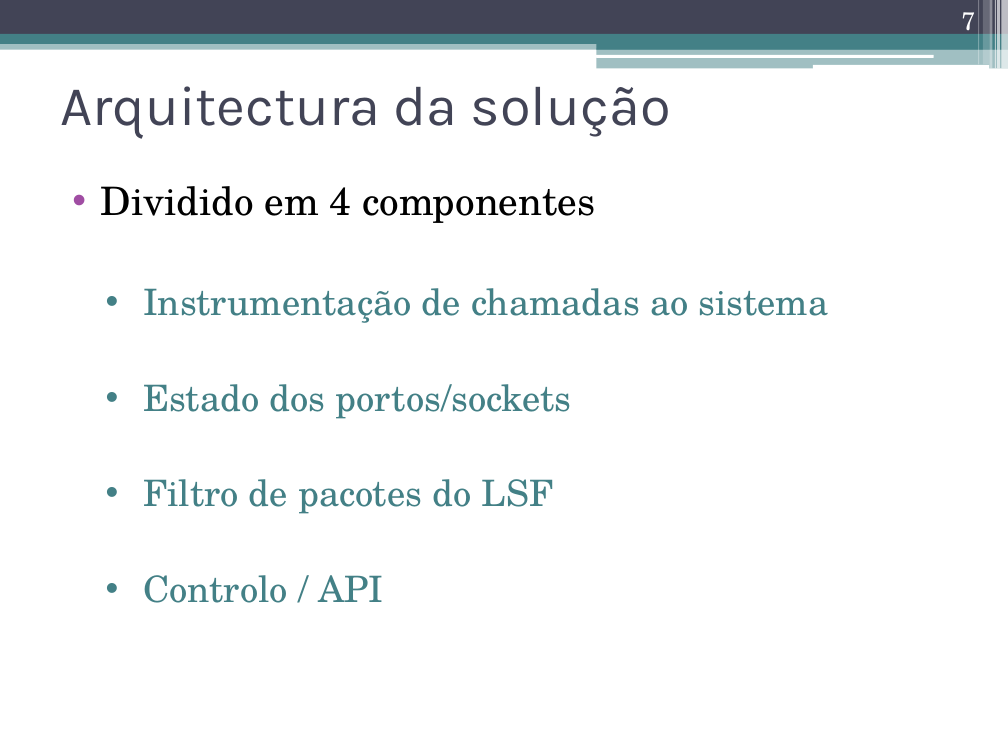
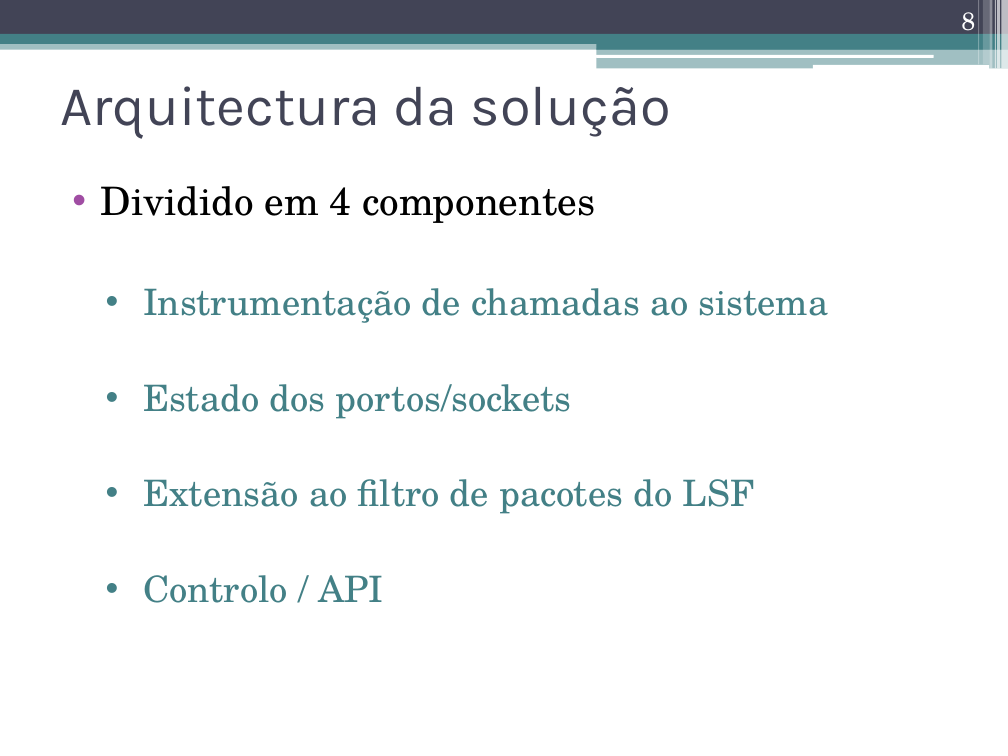
Before and after one commit to nunogmartins/cap_dissertation, a slide deck: slide 8 of doc/apresentacao_dissertacao.pptx (slide 7 before the commit). Drawn at 1008x756 pixels with LibreOffice and Linux fonts; fonts in the diff are those of the drawing. Boxes give left, top, right and bottom in pixels: in the first picture for what was removed or moved away, otherwise in the second. Text is boxed around its words. In the diff, an @@ line names an element or a change of style, - is before the commit and + after.

```diff
--- a/doc/apresentacao_dissertacao.pptx
+++ b/doc/apresentacao_dissertacao.pptx
@@ page number at bbox=[961, 12, 975, 38]: text changed @@
-7
+8
@@ text at bbox=[143, 479, 755, 514]: text changed @@
-  • Filtro de pacotes do LSF
+  • Extensão ao filtro de pacotes do LSF
```
Also in this commit, not shown: 4 other slides changed, 1 slide added.
